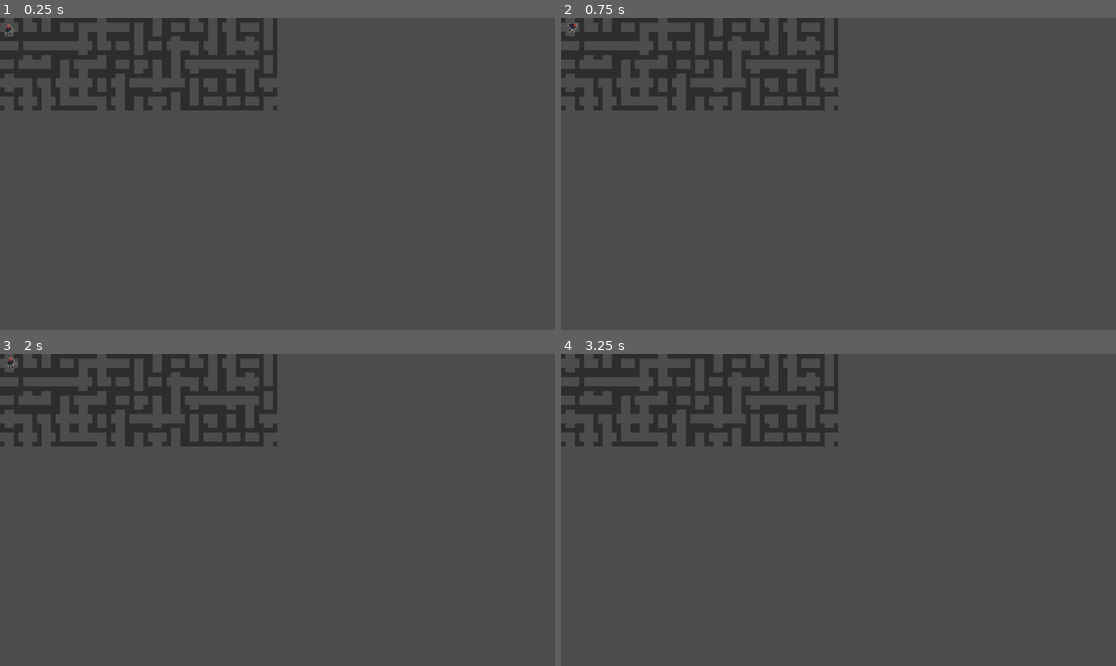
Above: before the commit, frames 1-4 (two rows, left to right).
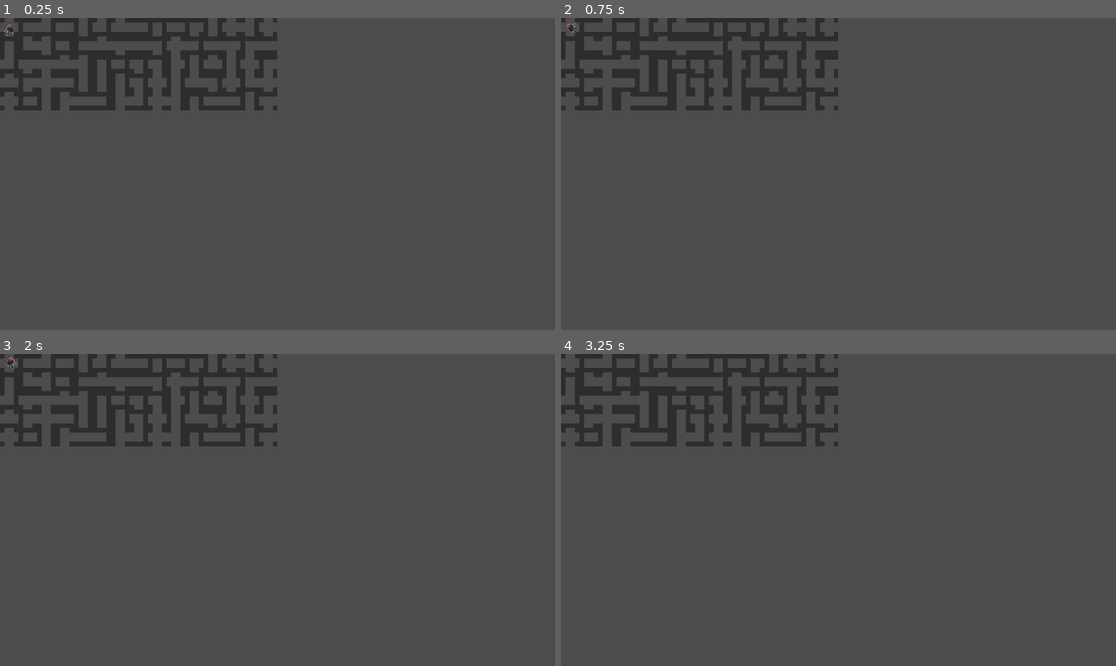
Above: after the commit, the same moments.

Repository: DorianSnowball/amazeing-mine
Game: Godot game, scene res://Gamefield.tscn
Two runs of this game, one before a commit and one after it. Both use one fixed random seed, a clock stepped at 60 frames per second and the inputs below.
Inputs:
- Up to frame 1 (0.25 s): no input
- Up to frame 2 (0.75 s): tap Enter at 0.5 s; hold D (move_right) from 0.53 s (still down); tap Space (jümp) at 0.6 s
- Up to frame 3 (2 s): keep holding D (move_right); tap Space (jümp) at 1.25, 1.35 s
- Up to frame 4 (3.25 s): tap Enter at 2 s; release D (move_right) at 2.03 s; hold A (move_left) 2.03-2.78 s; tap Space (jümp) at 2.1, 2.75, 2.85 s; hold D (move_right) from 2.78 s (still down)

The runs differ from the first frame. In frame 1, 2.9% of the frame differs, in the area x 0-50%, y 0-30%; in frame 2, 3.0%; in frame 3, 2.9%; in frame 4, 2.9%.

Commit message:
added random flipping of tiles

Diff:
--- a/game/Gamefield.gd
+++ b/game/Gamefield.gd
@@ -77,11 +77,11 @@
 			var tile : KinematicBody2D = tile_list[randi() % tile_list.size()].instance()
 			tile.position = Vector2(j*64+32,i*64+32)
 
-			#if randi() % 2 == 1:
-				#node.scale.y *= -1
+			if randi() % 2 == 1:
+				tile.scale.y *= -1
 
-			#if randi() % 2 == 1:
-				#node.scale.x *= -1
+			if randi() % 2 == 1:
+				tile.scale.x *= -1
 
 			tile.rotate((randi() % 4)* 1.5707963268)
 
